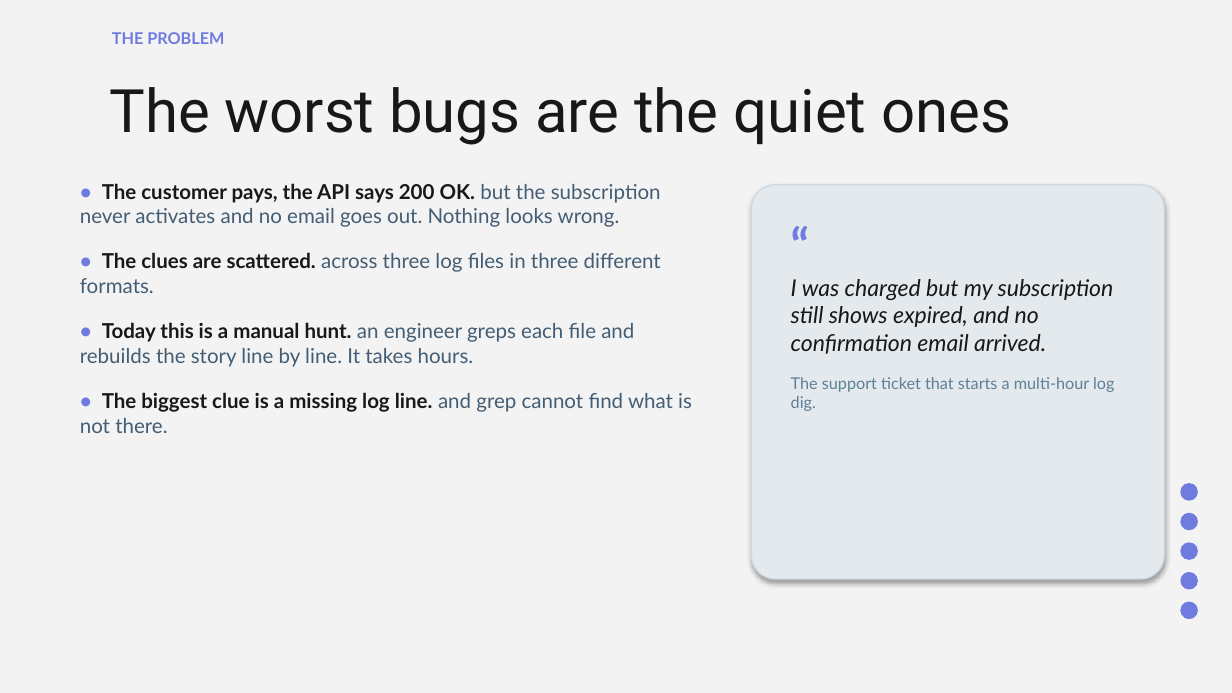
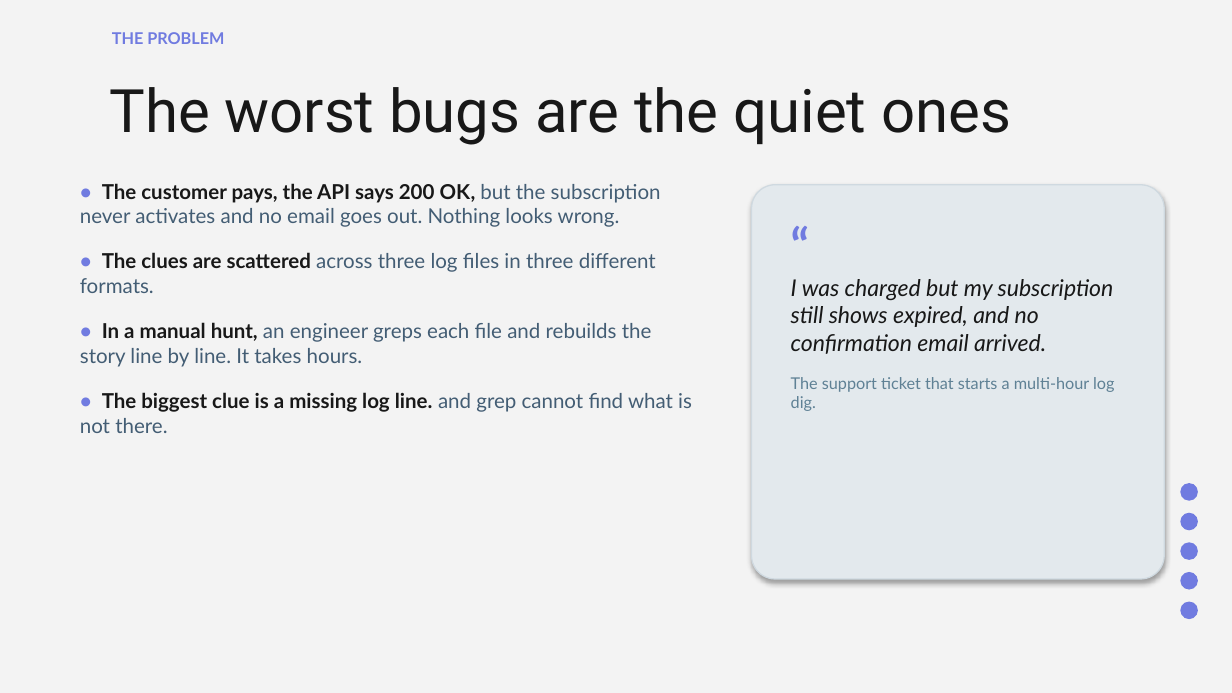
Before and after one commit to aadityaincode/Sherlog, a slide deck: slide 2 of sherlog-slides.pptx. Drawn at 1232x693 pixels with LibreOffice and Linux fonts; fonts in the diff are those of the drawing. Boxes give left, top, right and bottom in pixels: in the first picture for what was removed or moved away, otherwise in the second. Text is boxed around its words. In the diff, an @@ line names an element or a change of style, - is before the commit and + after.

```diff
--- a/sherlog-slides.pptx
+++ b/sherlog-slides.pptx
@@ text at (x1=80, y1=183, x2=661, y2=367): text changed @@
-• The customer pays, the API says 200 OK. but the subscription never activates and no email goes out. Nothing looks wrong.
-• The clues are scattered. across three log files in three different formats.
-• Today this is a manual hunt. an engineer greps each file and rebuilds the story line by line. It takes hours.
+• The customer pays, the API says 200 OK, but the subscription never activates and no email goes out. Nothing looks wrong.
+• The clues are scattered across three log files in three different formats.
+• In a manual hunt, an engineer greps each file and rebuilds the story line by line. It takes hours.
```
Also in this commit, not shown: 8 other slides changed, 1 slide removed.
